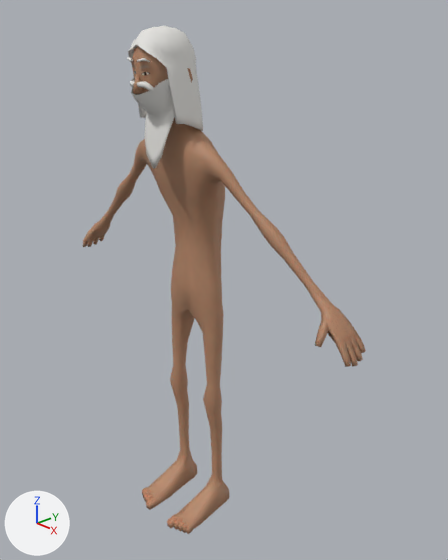
The Blender file assets/models/human_elder_male/human_elder_male_thin.blend as it was, and as the next commit left it.
Both versions are drawn from a 50 mm camera at (1.455, -1.233, 1.662) aimed at (0.076, 0.053, 0.889). The lights are fixed; the arrows at lower left show +X, +Y and +Z. The older version comes first.

Names of what the first picture shows: 'Body', 'Hair_long_white_beard'.
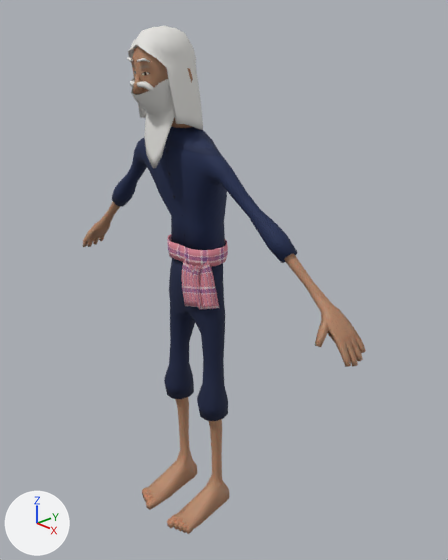
Pixel boxes [x1, y1, x2, y2] of what changed, in the pictures (448 x 560 px):
'Cloth_mohom', added (blue)
    after: [112, 127, 297, 421]
'Cloth_mohom_sash_tails', added
    after: [181, 257, 219, 310]
'Cloth_mohom_sash', added
    after: [168, 234, 228, 267]
'Body', unchanged, covered by the edit
    both: [82, 46, 366, 534]

The change, as a diff of the scene's bpy script:
```diff
--- a/assets/models/human_elder_male/human_elder_male_thin.blend.py
+++ b/assets/models/human_elder_male/human_elder_male_thin.blend.py
@@ img_plaid_pink_roughness_png @@
+img_plaid_pink_roughness_png = load_image('plaid_pink_Roughness.png', '../clothes_tex/plaid_pink_Roughness.png', 512, 512, 'Non-Color')
@@ img_plaid_pink_normal_png @@
+img_plaid_pink_normal_png = load_image('plaid_pink_Normal.png', '../clothes_tex/plaid_pink_Normal.png', 512, 512, 'Non-Color')
@@ img_plaid_pink_color_png @@
+img_plaid_pink_color_png = load_image('plaid_pink_Color.png', '../clothes_tex/plaid_pink_Color.png', 512, 512, 'sRGB')
@@ img_human_elder_male_mohom_color_png @@
+img_human_elder_male_mohom_color_png = load_image('human_elder_male_mohom_Color.png', 'human_elder_male_mohom_Color.png', 1024, 1024, 'sRGB')
@@ img_human_elder_male_mohom_roughness_png @@
+img_human_elder_male_mohom_roughness_png = load_image('human_elder_male_mohom_Roughness.png', 'human_elder_male_mohom_Roughness.png', 1024, 1024, 'Non-Color')
@@ img_human_elder_male_mohom_normal_png @@
+img_human_elder_male_mohom_normal_png = load_image('human_elder_male_mohom_Normal.png', 'human_elder_male_mohom_Normal.png', 1024, 1024, 'Non-Color')
@@ mat_cloth_plaid_pink @@
+mat_cloth_plaid_pink = bpy.data.materials.new('Cloth_plaid_pink')
+# uses the picture img_plaid_pink_color_png
+# uses the picture img_plaid_pink_normal_png
+# uses the picture img_plaid_pink_roughness_png
@@ mat_cloth_elder_male_mohom @@
+mat_cloth_elder_male_mohom = bpy.data.materials.new('Cloth_elder_male_mohom')
+# uses the picture img_human_elder_male_mohom_color_png
+# uses the picture img_human_elder_male_mohom_normal_png
+# uses the picture img_human_elder_male_mohom_roughness_png
@@ me_cloth_mohom_sash_tails @@
+me_cloth_mohom_sash_tails.from_pydata(...)  # 84 vertices, 80 faces; spans x 0.015..0.141, y -0.081..-0.027, z 0.822..0.995
+me_cloth_mohom_sash_tails.polygons.foreach_set('use_smooth', [True] * 80)
+me_cloth_mohom_sash_tails.materials.append(mat_cloth_plaid_pink)
@@ me_cloth_mohom_sash @@
+me_cloth_mohom_sash.from_pydata(...)  # 328 vertices, 320 faces; spans x -0.11..0.11, y -0.069..0.087, z 0.963..1.019
+me_cloth_mohom_sash.polygons.foreach_set('use_smooth', [True] * 320)
+me_cloth_mohom_sash.materials.append(mat_cloth_plaid_pink)
@@ me_cloth_mohom @@
+me_cloth_mohom.from_pydata(...)  # 537 vertices, 496 faces; spans x -0.429..0.429, y -0.107..0.088, z 0.411..1.392
+me_cloth_mohom.polygons.foreach_set('use_smooth', [True] * 496)
+me_cloth_mohom.materials.append(mat_cloth_elder_male_mohom)
@@ ob_cloth_mohom_sash_tails @@
+ob_cloth_mohom_sash_tails = bpy.data.objects.new('Cloth_mohom_sash_tails', me_cloth_mohom_sash_tails)
+ob_cloth_mohom_sash_tails.location = (0.0, 0.0, 0.0)
@@ ob_cloth_mohom_sash @@
+ob_cloth_mohom_sash = bpy.data.objects.new('Cloth_mohom_sash', me_cloth_mohom_sash)
+ob_cloth_mohom_sash.location = (0.0, 0.0, 0.0)
@@ ob_cloth_mohom @@
+ob_cloth_mohom = bpy.data.objects.new('Cloth_mohom', me_cloth_mohom)
+ob_cloth_mohom.location = (0.0, 0.0, 0.0)
```
